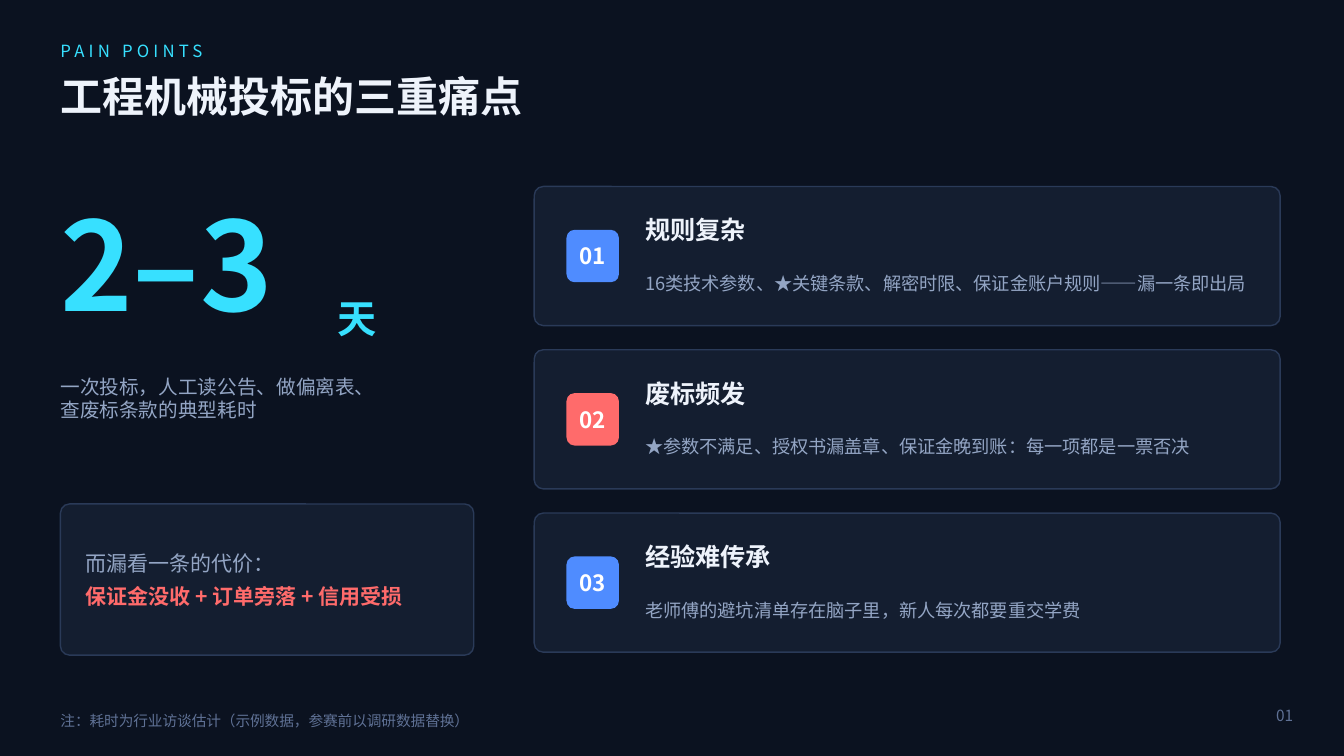
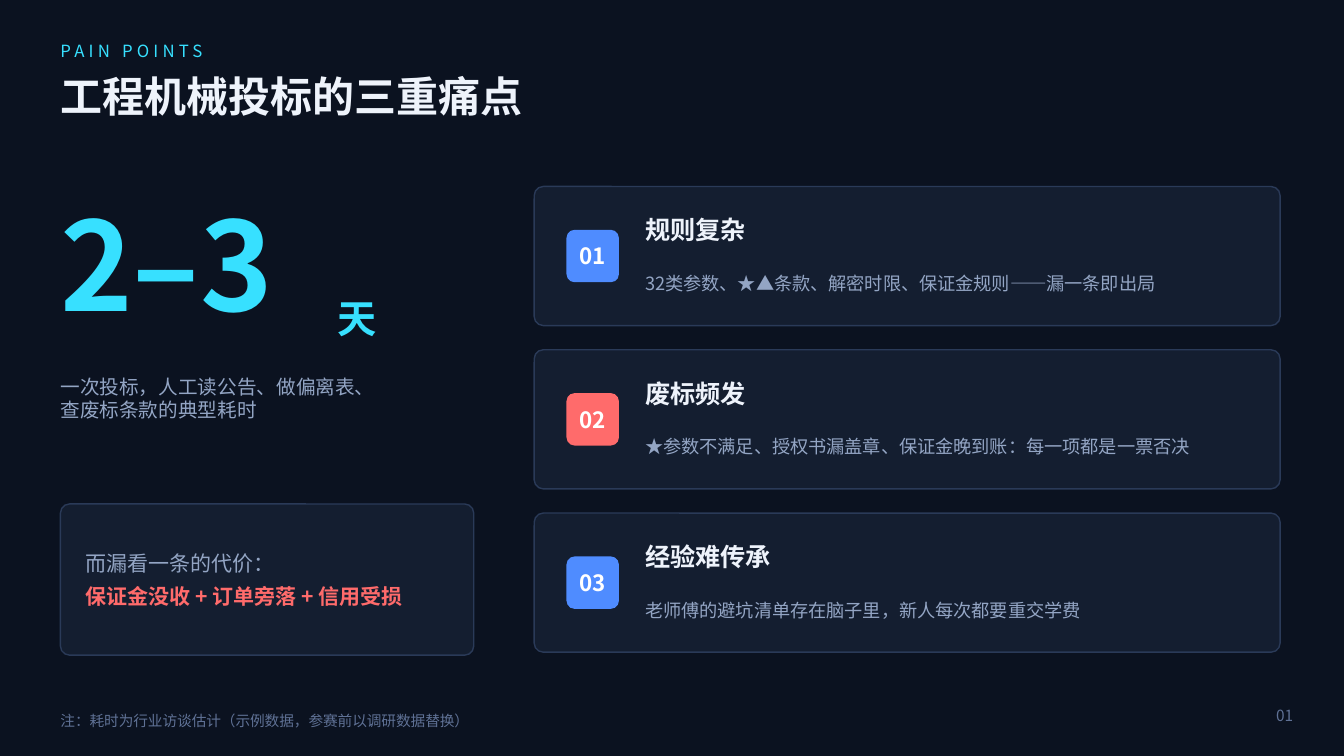
Before and after one commit to azzb66223944qq/bidpilot, a slide deck: slide 2 of docs/Roadshow-Deck-BidPilot.pptx. Drawn at 1344x756 pixels with LibreOffice and Linux fonts; fonts in the diff are those of the drawing. Boxes give left, top, right and bottom in pixels: in the first picture for what was removed or moved away, otherwise in the second. Text is boxed around its words. In the diff, an @@ line names an element or a change of style, - is before the commit and + after.

```diff
--- a/docs/Roadshow-Deck-BidPilot.pptx
+++ b/docs/Roadshow-Deck-BidPilot.pptx
@@ text at (645,274,1155,292): text changed @@
-16类技术参数、★关键条款、解密时限、保证金账户规则——漏一条即出局
+32类参数、★▲条款、解密时限、保证金规则——漏一条即出局
```
Also in this commit, not shown: 9 other slides changed, 22 other files.
